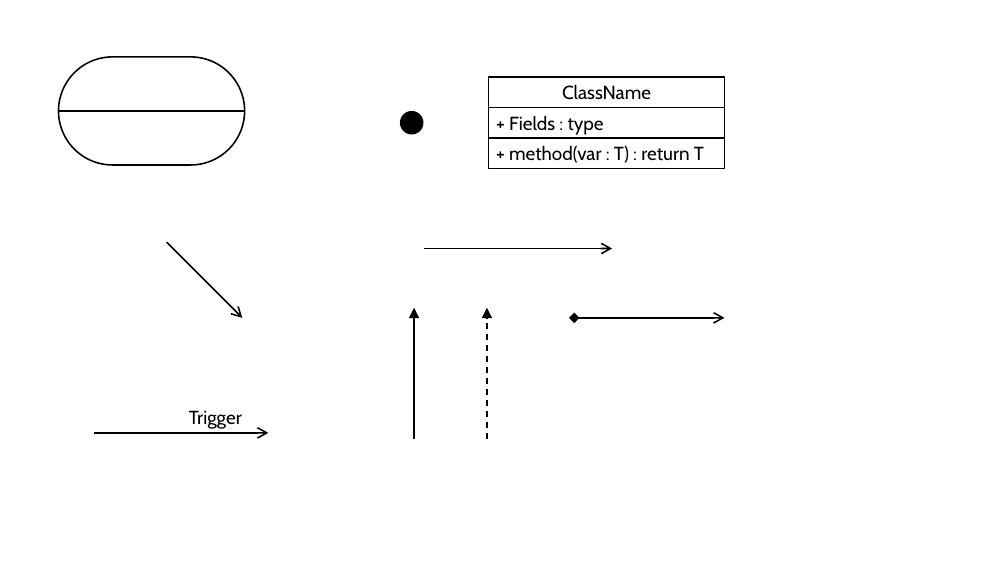
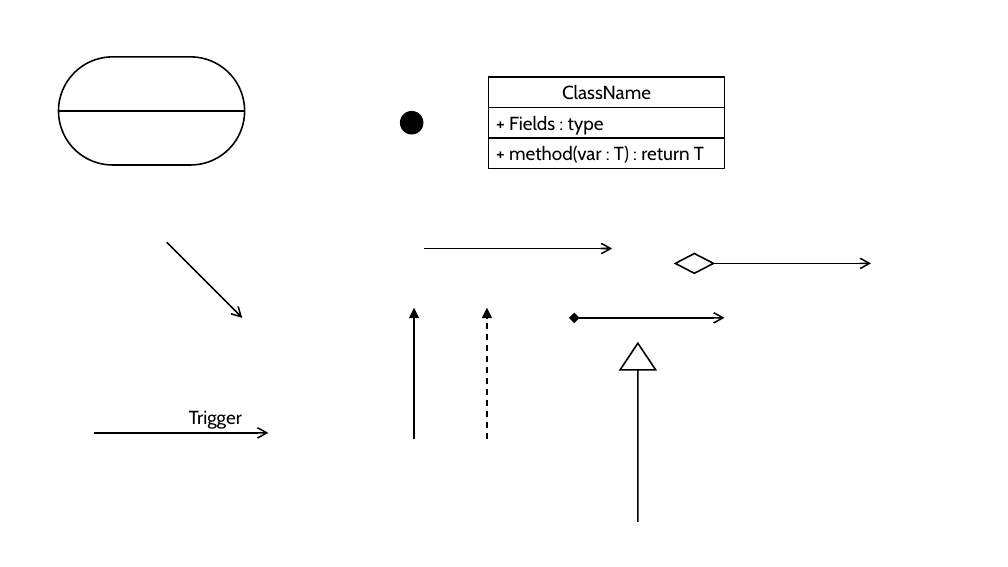
Before and after one commit to speedbird-kk/cbl-math-game, a slide deck: slide 1 of Experimentation/CBL diagrams draft.pptx. Drawn at 1008x567 pixels with LibreOffice and Linux fonts; fonts in the diff are those of the drawing. Boxes give left, top, right and bottom in pixels: in the first picture for what was removed or moved away, otherwise in the second. Text is boxed around its words. In the diff, an @@ line names an element or a change of style, - is before the commit and + after.

```diff
--- a/Experimentation/CBL diagrams draft.pptx
+++ b/Experimentation/CBL diagrams draft.pptx
@@ diamond added at (x1=675, y1=253, x2=714, y2=273), fill #FFFFFF, outline #000000 1.5 pt @@
@@ arrow added from (714, 263) to (871, 263), #000000 1.5 pt @@
@@ up arrow added at (x1=620, y1=343, x2=656, y2=522), fill #FFFFFF, outline #000000 1.5 pt @@
```
Also in this commit, not shown: 1 slide added, 9 other files.
